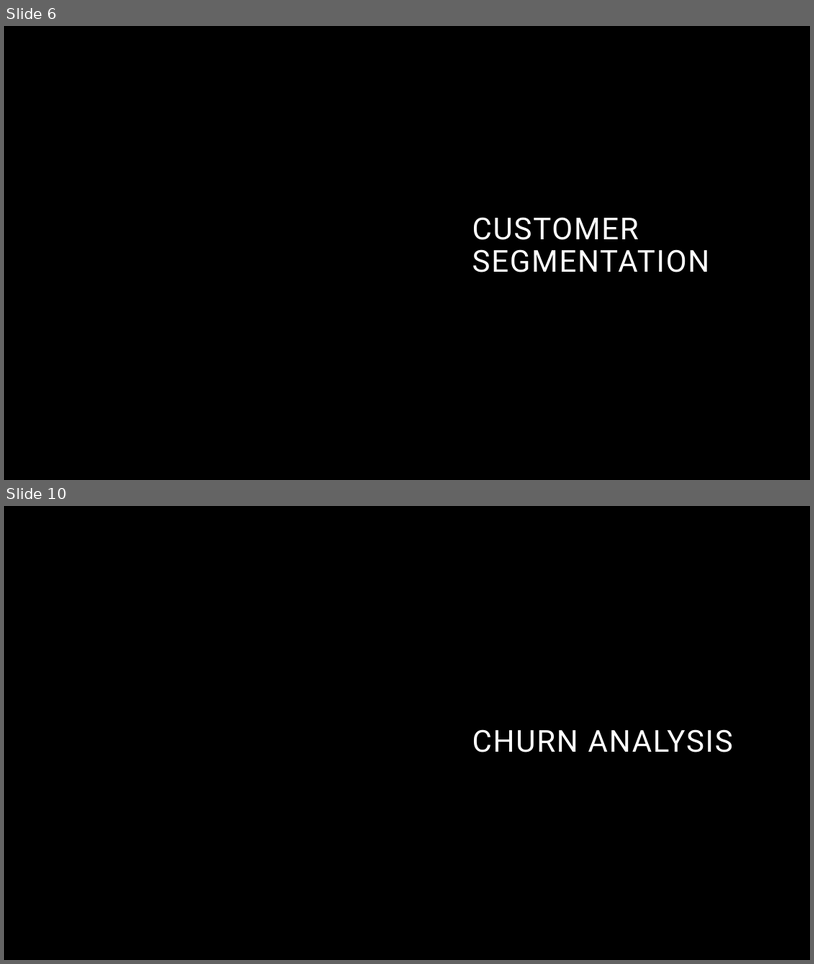
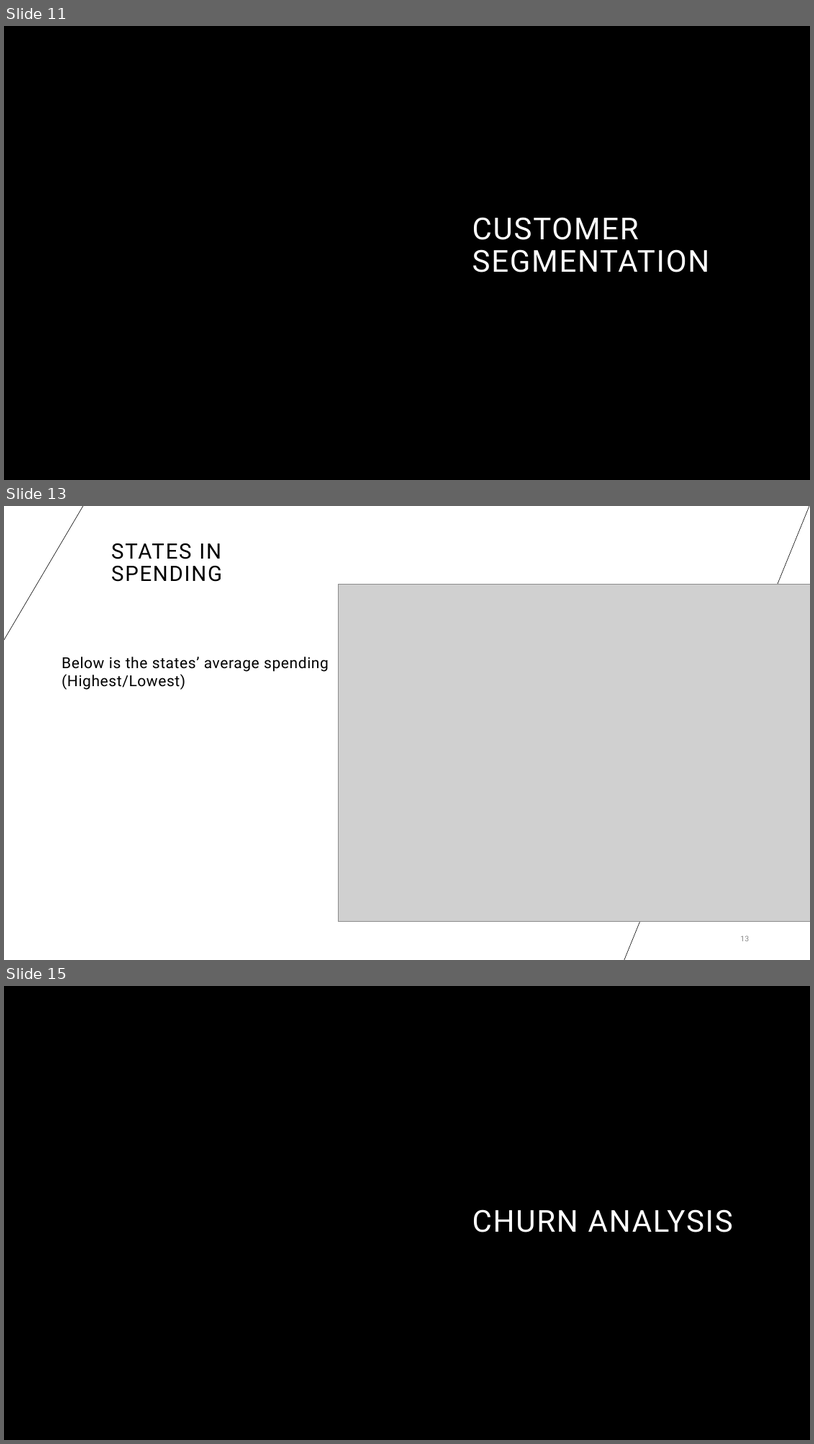
Before and after one commit to a7mdNasrr/Olist-Brazilian-E-commerce, a slide deck: Olist Brazilian E-commerce Presentation.pptx. Shown one above the other, each under a label of ours: slides 6 and 10 before the commit, slides 11, 13 and 15 after it; the slides between them are not shown. The pictures are 814x964 and 814x1444 pixels, drawn with LibreOffice and Linux fonts; fonts in the diff are those of the drawing; grey boxes stand for pictures; background and template pictures are left out. Boxes give left, top, right and bottom in pixels: in the first picture for what was removed or moved away, otherwise in the second. Text is boxed around its words. In the diff, an @@ line names an element or a change of style, - is before the commit and + after.

```diff
--- a/Olist Brazilian E-commerce Presentation.pptx
+++ b/Olist Brazilian E-commerce Presentation.pptx
@@ slide 13 added at bbox=[4, 506, 810, 960], background #FFFFFF @@
@@ line added from (4, 640) to (84, 506), #000000 0.5 pt @@
@@ line added from (810, 506) to (625, 960), #000000 0.5 pt @@
@@ title added at bbox=[111, 543, 222, 582], 25.2 pt, text #000000 @@
+STATES IN SPENDING
@@ picture added at bbox=[339, 584, 810, 921] @@
@@ line added from (606, 605) to (810, 605), #000000 0.5 pt @@
@@ text added at bbox=[62, 656, 329, 690], 18 pt, text #000000 @@
+Below is the states’ average spending (Highest/Lowest)
@@ page number added at bbox=[741, 935, 749, 941], 9 pt, text #8C8C8C @@
+13
@@ what was slide 6 is now slide 11 @@
@@ what was slide 10 is now slide 15 @@
```
Also in this commit, not shown: 6 slides changed, 6 other slides added.
